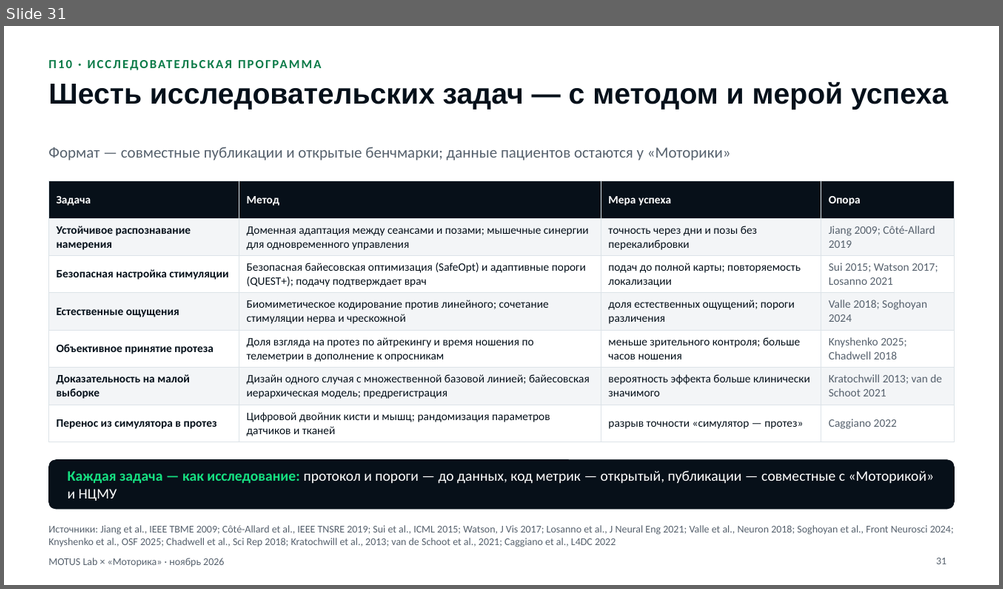
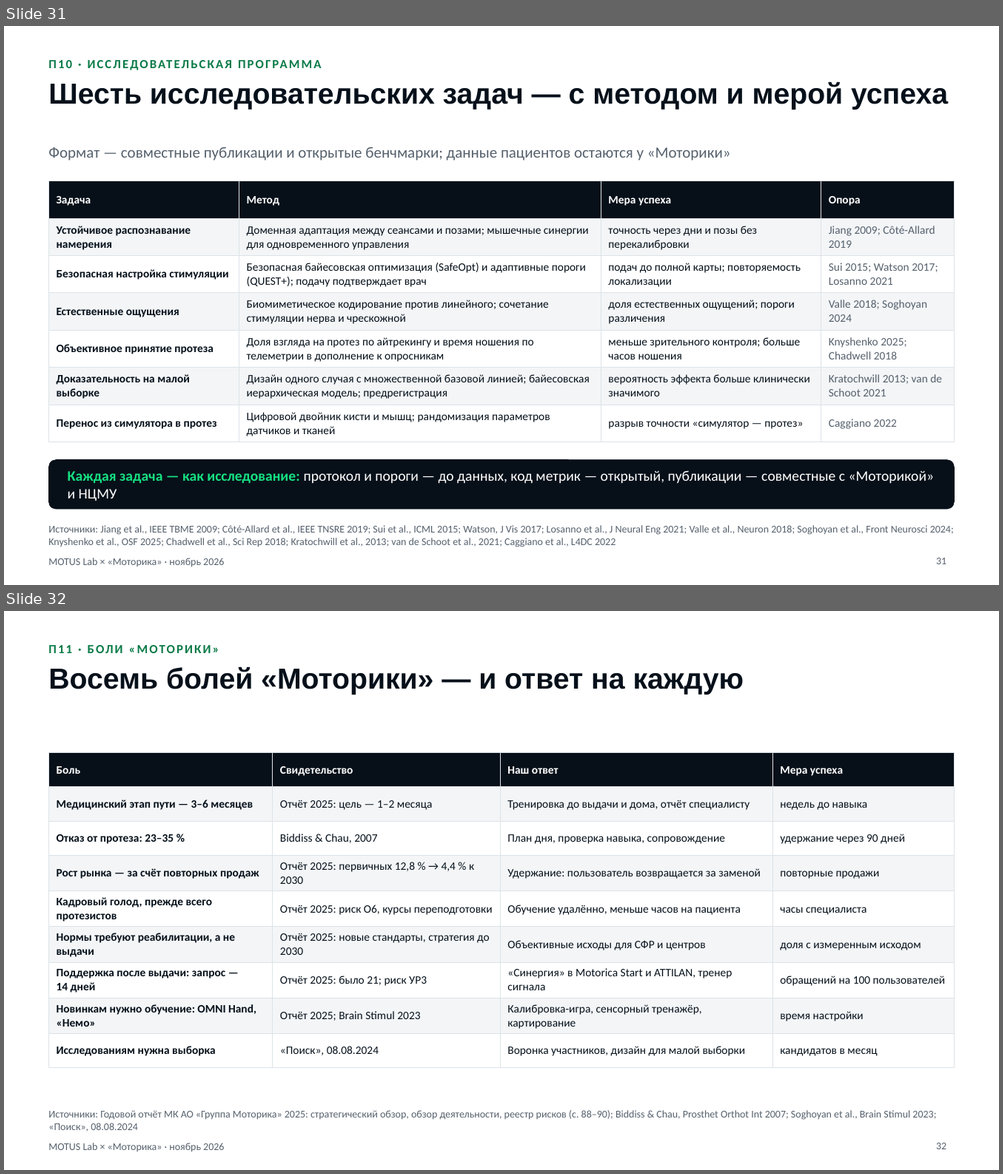
Before and after one commit to KonkovDV/Synergy, a slide deck: motorica/MOTUS-Lab-Motorica.pptx. Shown one above the other, each under a label of ours: slide 31 before the commit, slides 31 and 32 after it. The pictures are 1003x589 and 1003x1174 pixels, drawn with LibreOffice and Linux fonts; fonts in the diff are those of the drawing. Boxes give left, top, right and bottom in pixels: in the first picture for what was removed or moved away, otherwise in the second. Text is boxed around its words. In the diff, an @@ line names an element or a change of style, - is before the commit and + after.

Commit message:
«Моторика»: фактчекинг, боли компании и план сотрудничества
- Фактчекинг по годовому отчёту «Моторики» за 2025 год: убрано
  неподтверждённое упоминание «Лимба» на слайде сценариев; слайд
  экономики опирается на долю повторных пациентов рынка (87 %); в
  чувствительности — граница допущения A1 (рынок: 87 % повторных
  продаж → рычаг удержания ≈42 млн ₽ в 2031 году вместо 145).
- Новые приложения: П11 «Боли «Моторики»» — восемь болей из годового
  отчёта, реестра рисков и интервью с ответом и мерой на каждую; П12
  «План сотрудничества» — пять этапов с воротами решений.
- motorica/PLAN.md и страница /motorica/plan.html: боли, семь рабочих
  пакетов с приёмкой, этапы, первые 90 дней, роли, данные и
  регуляторика, варианты прав и оплаты, показатели, риски, источники.
- Проверки: план без контактов и собран из текущего PLAN.md; axe и
  ширины 320–1920 px — для обеих страниц; service worker кэширует
  каждую страницу по её адресу.

```diff
--- a/motorica/MOTUS-Lab-Motorica.pptx
+++ b/motorica/MOTUS-Lab-Motorica.pptx
@@ slide 32 added at (4, 611, 999, 1170), background #FFFFFF; not listed: 1 template element that a slide beside it also shows @@
@@ text added at (48, 638, 954, 659), 12 pt, text #0A7A47, bold @@
+П11 · БОЛИ «МОТОРИКИ»
@@ title added at (48, 667, 744, 695), 28 pt, text #05101A, bold @@
+Восемь болей «Моторики» — и ответ на каждую
@@ table added at (48, 753, 954, 1059), 9 rows, 4 columns @@
+Боль | Свидетельство | Наш ответ | Мера успеха
+Медицинский этап пути — 3–6 месяцев | Отчёт 2025: цель — 1–2 месяца | Тренировка до выдачи и дома, отчёт специалисту | недель до навыка
+Отказ от протеза: 23–35 % | Biddiss & Chau, 2007 | План дня, проверка навыка, сопровождение | удержание через 90 дней
+Рост рынка — за счёт повторных продаж | Отчёт 2025: первичных 12,8 % → 4,4 % к 2030 | Удержание: пользователь возвращается за заменой | повторные продажи
+Кадровый голод, прежде всего протезистов | Отчёт 2025: риск О6, курсы переподготовки | Обучение удалённо, меньше часов на пациента | часы специалиста
+Нормы требуют реабилитации, а не выдачи | Отчёт 2025: новые стандарты, стратегия до 2030 | Объективные исходы для СФР и центров | доля с измеренным исходом
+Поддержка после выдачи: запрос — 14 дней | Отчёт 2025: было 21; риск УР3 | «Синергия» в Motorica Start и ATTILAN, тренер сигнала | обращений на 100 пользователей
+Новинкам нужно обучение: OMNI Hand, «Немо» | Отчёт 2025; Brain Stimul 2023 | Калибровка-игра, сенсорный тренажёр, картирование | время настройки
+Исследованиям нужна выборка | «Поиск», 08.08.2024 | Воронка участников, дизайн для малой выборки | кандидатов в месяц
@@ text added at (48, 1111, 936, 1132), 10 pt, text #56616D @@
+Источники: Годовой отчёт МК АО «Группа Моторика» 2025: стратегический обзор, обзор деятельности, реестр рисков (с. 88–90); Biddiss & Chau, Prosthet Orthot Int 2007; Soghoyan et al., Brain Stimul 2023; «Поиск», 08.08.2024
@@ page number added at (936, 1143, 946, 1150), 10 pt, text #56616D @@
+32
```
Also in this commit, not shown: 8 slides changed, 1 other slide added, 37 other files.
